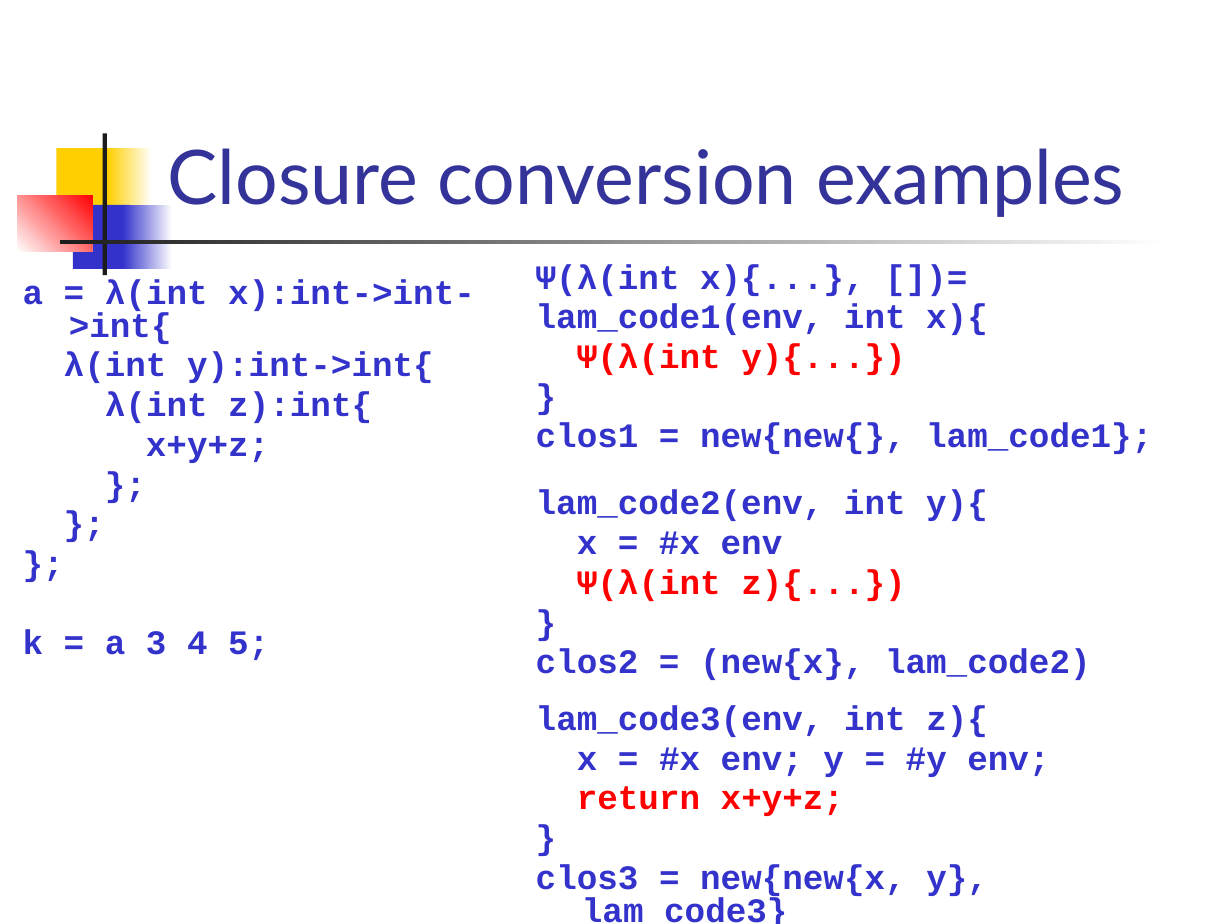
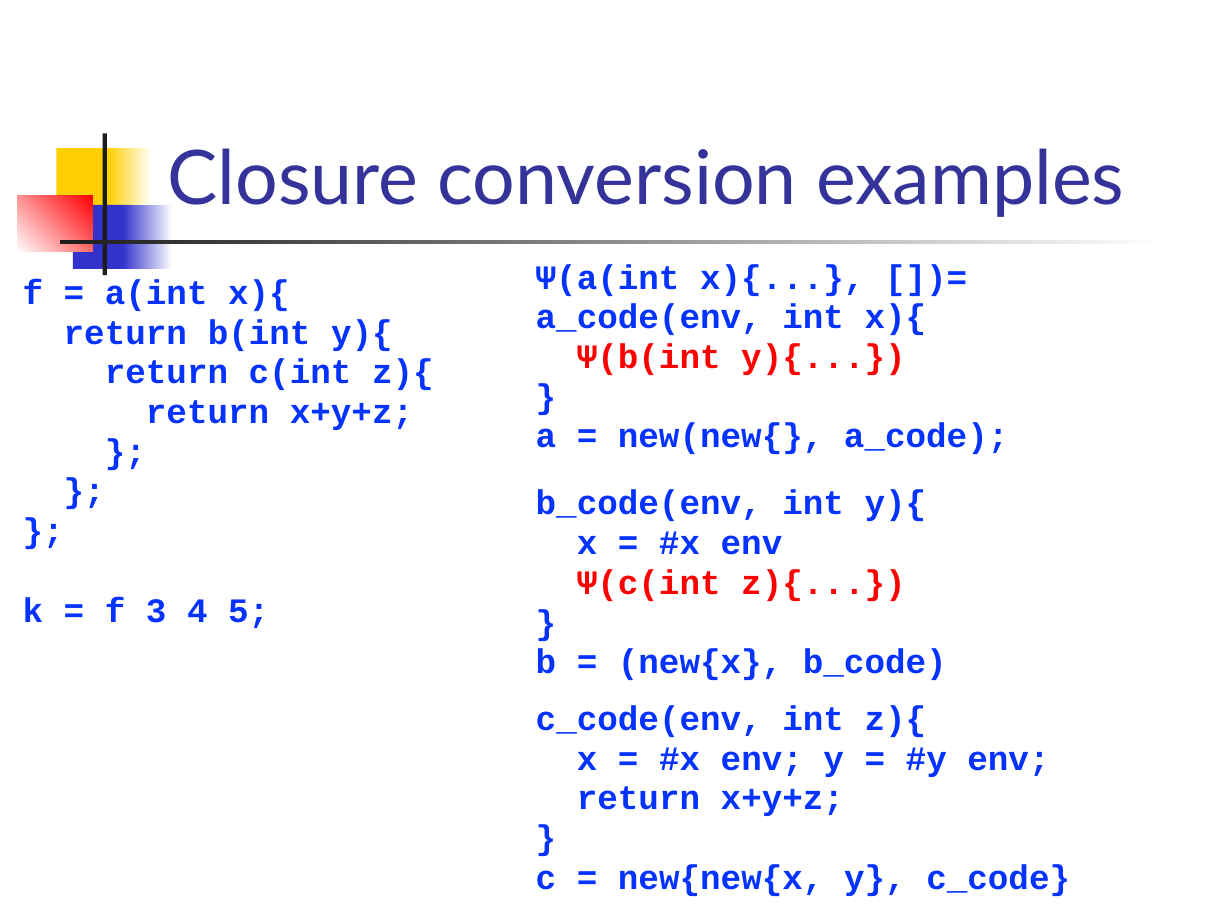
Before and after one commit to csslab-ustc/csslab-ustc.github.io, a slide deck: slide 33 of courses/compiler/slides/lec20-ir-closure.pptx. Drawn at 1232x924 pixels with LibreOffice and Linux fonts; fonts in the diff are those of the drawing. Boxes give left, top, right and bottom in pixels: in the first picture for what was removed or moved away, otherwise in the second. Text is boxed around its words. In the diff, an @@ line names an element or a change of style, - is before the commit and + after.

```diff
--- a/courses/compiler/slides/lec20-ir-closure.pptx
+++ b/courses/compiler/slides/lec20-ir-closure.pptx
@@ text "Ψ(a(int x){...}, [])=" at (536,264,1008,454): text colour #3333CC to #0432FF in "}" @@
@@ text at (536,264,927,375): text changed; text colour #3333CC to #0432FF @@
-Ψ(λ(int x){...}, [])=
-lam_code1(env, int x){
-Ψ(λ(int y){...})
+Ψ(a(int x){...}, [])=
+a_code(env, int x){
+Ψ(b(int y){...})
@@ text "f = a(int x){" at (23,279,434,628): text colour #3333CC to #0432FF in "};", "};", "};" @@
@@ text at (23,279,434,430): text changed; text colour #3333CC to #0432FF @@
-a = λ(int x):int->int->int{
-λ(int y):int->int{
-λ(int z):int{
-x+y+z;
+f = a(int x){
+return b(int y){
+return c(int z){
+return x+y+z;
@@ text at (536,422,1008,454): text changed; text colour #3333CC to #0432FF @@
-clos1 = new{new{}, lam_code1};
+a = new(new{}, a_code);
@@ text at (536,489,927,521): text changed; text colour #3333CC to #0432FF @@
-lam_code2(env, int y){
+b_code(env, int y){
@@ text at (577,531,783,555): text colour #3333CC to #0432FF in "x = #x env", "}" @@
@@ text at (577,569,905,601): text changed @@
-Ψ(λ(int z){...})
+Ψ(c(int z){...})
@@ text at (23,597,269,628): text changed; text colour #3333CC to #0432FF @@
-k = a 3 4 5;
+k = f 3 4 5;
@@ text at (536,648,947,680): text changed; text colour #3333CC to #0432FF @@
-clos2 = (new{x}, lam_code2)
+b = (new{x}, b_code)
@@ text at (536,705,927,737): text changed; text colour #3333CC to #0432FF @@
-lam_code3(env, int z){
+c_code(env, int z){
@@ text at (577,747,1049,816): text colour #3333CC to #0432FF in "x = #x env; y = #y ...", "}"; text colour #FF0000 to #0432FF in "return x+y+z;" @@
@@ text at (536,864,1070,896): text changed; text colour #3333CC to #0432FF @@
-clos3 = new{new{x, y}, lam_code3}
+c = new{new{x, y}, c_code}
```
Also in this commit, not shown: 20 other slides changed, 1 slide added, 1 slide removed.
